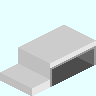
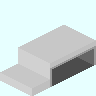
The second 96 × 96 image is a revision of the first. Changes to its layers:
painted on "Wall_Office #3" over left=0, top=64, right=50, bottom=96
added layer "クリップボード #2" in group "Ware #3" over left=50, top=46, right=94, bottom=68
painted on "Flour_Ware #3" over left=52, top=49, right=88, bottom=67
painted on "Wall_Ware #3" over left=18, top=25, right=96, bottom=87
showed group "N" (9 layers) over left=0, top=25, right=96, bottom=96
painted on "Wall_Office #1" over left=46, top=64, right=58, bottom=89
painted on "Wall_Ware #1" over left=10, top=25, right=78, bottom=68
showed group "E" (9 layers) over left=0, top=25, right=96, bottom=96
painted on "Wall_Ware #2" over left=0, top=34, right=78, bottom=96
painted on "Wall_Office #2" over left=46, top=42, right=96, bottom=73
showed group "S" (9 layers) over left=0, top=25, right=96, bottom=96
painted on "Wall_Ware" over left=0, top=34, right=96, bottom=77
painted on "Wall_Office" over left=0, top=42, right=50, bottom=73
